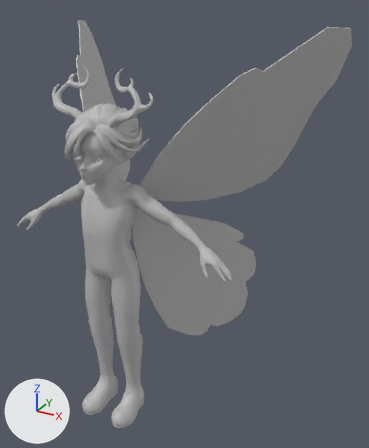
Before and after pictures for a commit that changed the FBX model GalaxyBrainGames_Iso/Assets/Meshes/SK_Sylvan.fbx.
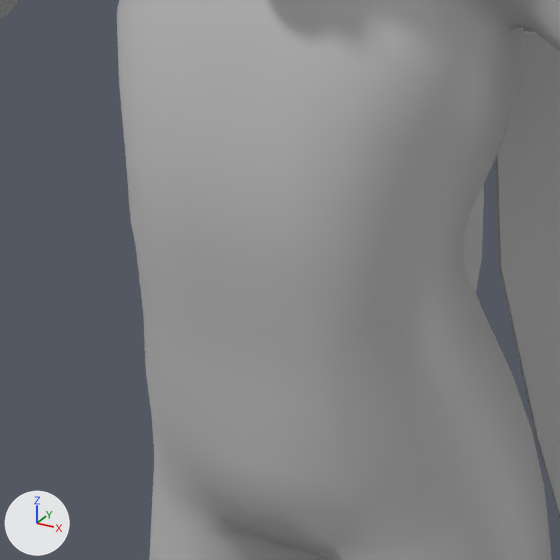
The first picture shows the older version from a camera (50 mm lens) standing at (1.55, -1.97, 2.28) and looking at (0.2, 0.48, 1.06). The close-ups show both versions on the part from 18% to 38% of the width and 45% to 62% of the height of that picture; other places that the commit changed are outside them. The lights are fixed; the arrows at lower left show +X, +Y and +Z. Where no turn or scale is listed for an object, it has been applied to the vertices.

The first close-up shows 'Sylvan_Body', 'wing_L_2', 'wing_R_2'.
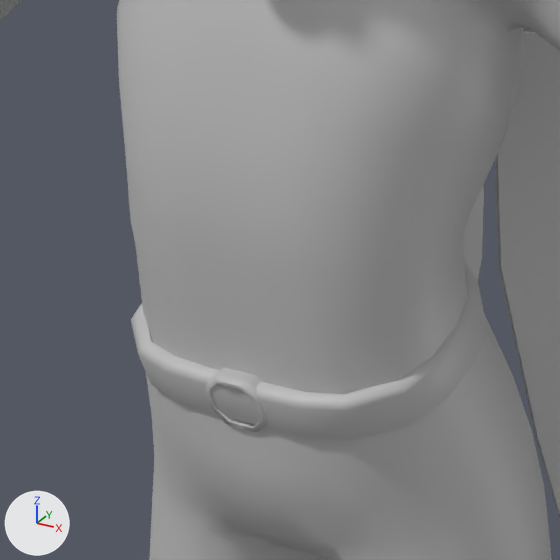
Where the newer file only moved an object's origin or applied its transform, the numbers keep the older frame.

Pixel boxes [x1, y1, x2, y2] of what changed, in the close-ups (560 x 560 px):
'Sylvan_Belt', added
    after: [131, 256, 485, 440]
'Sylvan_BeltStrap', added
    after: [205, 367, 267, 432]

The edits, one by one:
Mesh me_mesh_002_1 is new.
It has 96 vertices, 96 faces and spans x -0.0262..0.0262, y -0.1051..-0.0727, z 1.0248..1.0703.
It uses material mat_lambert1 (grey #bcbcbc).
Mesh me_mesh_001_1 is new.
It has 144 vertices, 144 faces and spans x -0.13..0.13, y -0.102..0.109, z 1.027..1.11.
It uses material mat_lambert1 (grey #bcbcbc).
Object 'Sylvan_BeltStrap' (ob_sylvan_beltstrap) is new; it shows me_mesh_002_1.
Its location is (0.0, 0.0, 0.0).
Object 'Sylvan_Belt' (ob_sylvan_belt) is new; it shows me_mesh_001_1.
Its location is (0.0, 0.0, 0.0).
